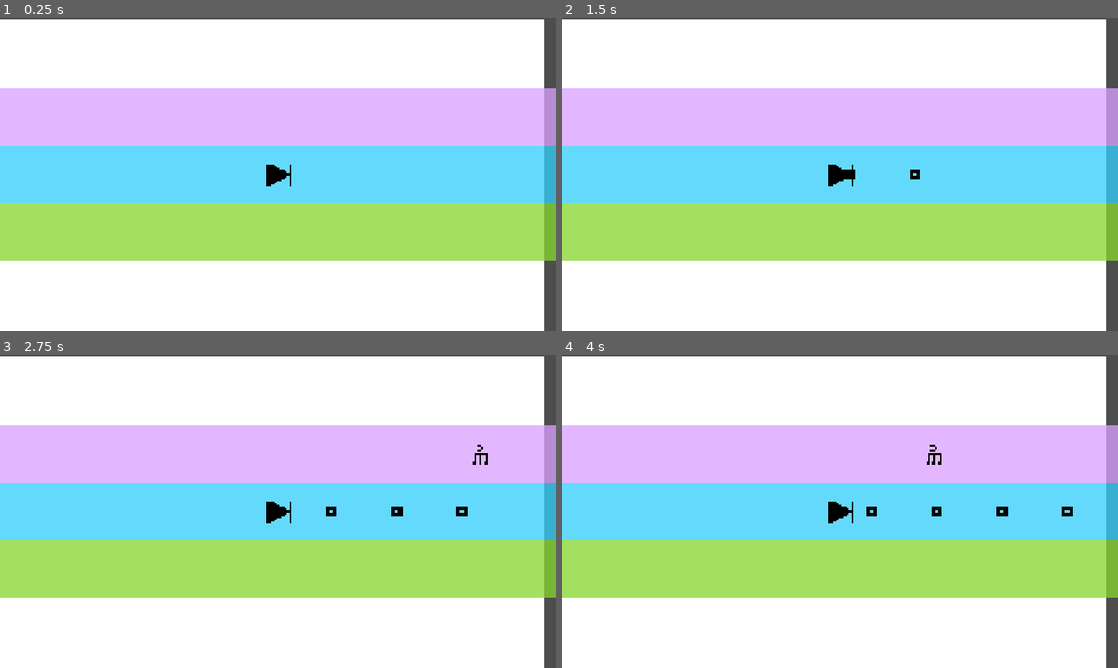
Above: before the commit, frames 1-4 (two rows, left to right).
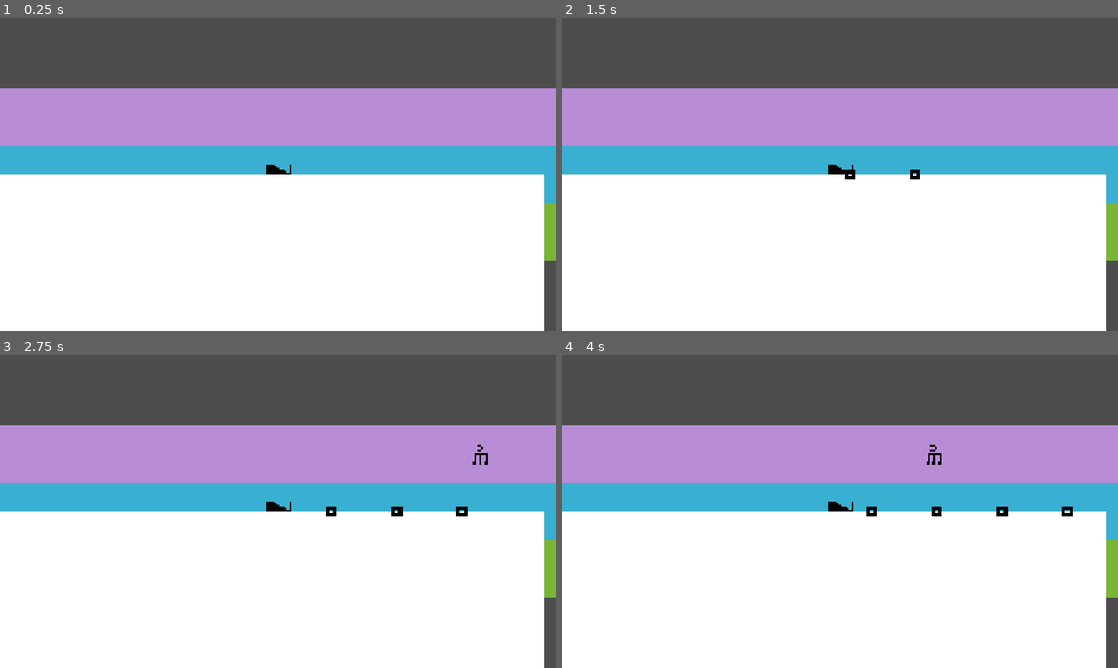
Above: after the commit, the same moments.

Repository: chorwat2137/haven-2026
Game: Godot game, scene res://scenes/main.tscn
Two runs of this game, one before a commit and one after it. Both use one fixed random seed, a clock stepped at 60 frames per second and the inputs below. This scene is started directly instead of the project's main scene.
Inputs:
- Up to frame 1 (0.25 s): no input
- Up to frame 2 (1.5 s): tap Enter (ui_accept) at 0.5, 0.77 s; hold Right (ui_right) from 0.53 s (still down); tap Space (shoot) at 0.6, 1.35 s
- Up to frame 3 (2.75 s): tap Enter (ui_accept) at 1.52 s; release Right (ui_right) at 2.03 s; hold Left (ui_left) from 2.03 s (still down); tap Space (shoot) at 2.1 s
- Up to frame 4 (4 s): release Left (ui_left) at 2.78 s; hold Right (ui_right) from 2.78 s (still down); tap Space (shoot) at 2.85, 3.6 s; tap Enter (ui_accept) at 3.02, 3.77 s

The runs differ from the first frame. In frame 1, 75% of the frame differs, in the area x 0-98%, y 0-78%; in frame 2, 75%; in frame 3, 75%; in frame 4, 75%.

Commit message:
Automatic sync

Diff:
--- a/scenes/main.tscn
+++ b/scenes/main.tscn
@@ -3,6 +3,7 @@
 [ext_resource type="Script" uid="uid://dr8cf3fux3q7n" path="res://scripts/main.gd" id="1_0wfyh"]
 [ext_resource type="PackedScene" uid="uid://c61woxbidsqx" path="res://scenes/player.tscn" id="1_o5qli"]
 [ext_resource type="PackedScene" uid="uid://g1ip3d8jtu60" path="res://scenes/spectrum.tscn" id="3_sugp2"]
+[ext_resource type="AudioStream" uid="uid://5y3mbq1d6jku" path="res://sfx/music/Ayahuasca - New Moon.wav" id="4_jyhfs"]
 
 [node name="Node" type="Node" unique_id=839730489]
 script = ExtResource("1_0wfyh")
@@ -37,10 +38,10 @@
 [node name="Player" parent="." unique_id=2121710803 instance=ExtResource("1_o5qli")]
 
 [node name="Spectrum" parent="Player" unique_id=137574055 instance=ExtResource("3_sugp2")]
-z_index = -1
-offset_left = -968.0
-offset_top = -534.0
-offset_right = 1066.0
-offset_bottom = 546.0
 
 [node name="Camera2D2" type="Camera2D" parent="Player" unique_id=2011008339]
+
+[node name="AudioStreamPlayer" type="AudioStreamPlayer" parent="." unique_id=1628355729]
+stream = ExtResource("4_jyhfs")
+autoplay = true
+bus = &"Music"
